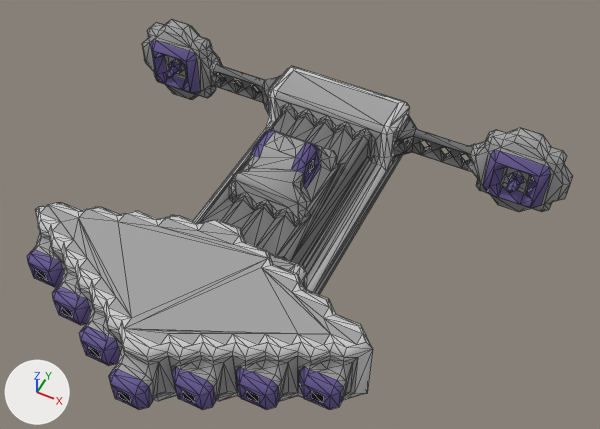
One commit to the OBJ model src/jsMain/resources/meshes/usa-3-arlington-class.obj: the scene before it, then after it.
Before and after are seen from a 50 mm camera at (24.0, -39.7, 58.3) aimed at (3.1, 2.2, 6.0). Lighting does not change. The marker at lower left points along +X, +Y and +Z. Mesh edges are drawn as thin lines. Where no turn or scale is listed for an object, it has been applied to the vertices.

In view in the first picture: 'usa-3-arlington-class'.
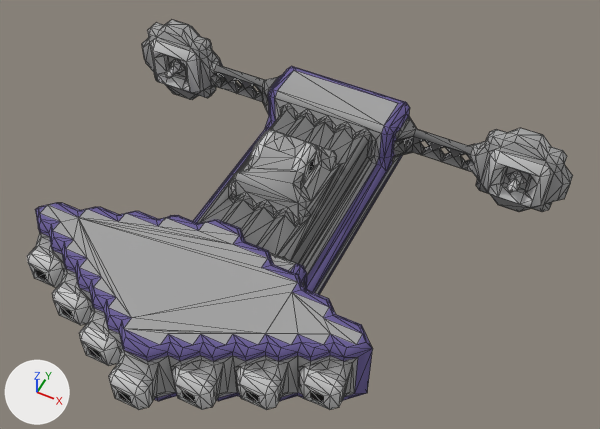
Where the change shows, as pixel boxes [x1, y1, x2, y2] in the pictures (600 x 429 px; the box of a moved part takes in the faces that stretch with it):
part 1 of me_usa_3_arlington_class, moved or reshaped: before [157, 72, 189, 90]; after [157, 74, 189, 90]
part 2 of me_usa_3_arlington_class, moved or reshaped: before [256, 109, 413, 210]; after [272, 206, 277, 214]
part 3 of me_usa_3_arlington_class, surface changed: [27, 40, 551, 410] in both

What the commit changed:
me_usa_3_arlington_class is used by ob_usa_3_arlington_class; location (0.0, 0.0, 0.0).
me_usa_3_arlington_class had 1670 vertices, 3063 faces and spanned x -22.5..22.5, y -19.0..19.0, z 0.0..11.0.
me_usa_3_arlington_class now has 1668 vertices, 3059 faces and spans x -22.5..22.5, y -19.0..19.0, z 0.0..11.0.
me_usa_3_arlington_class part 1: 3 vertices removed from x -19.5..-16.5, y 15.5, z 3.5..5.5; 4 vertices added at x -19.0..-17.0, y 15.5..18.5, z 3.0..6.0.
me_usa_3_arlington_class part 2: 4 vertices removed from x -3.2..7.0, y 1.7..18.0, z 3.5..5.5; 2 vertices added at x -6.0..0.8, y -7.5..1.7, z 1.0..5.5.
me_usa_3_arlington_class part 3: 980 kept faces spanning x -20.8..20.8, y -19.0..19.0, z 0.0..10.0 get new texture (UV) coordinates.
